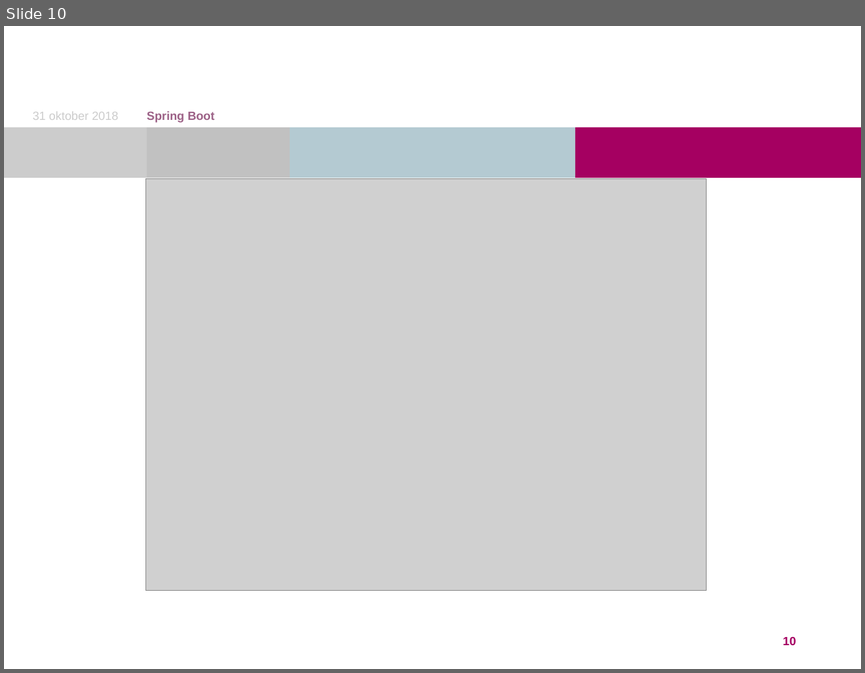
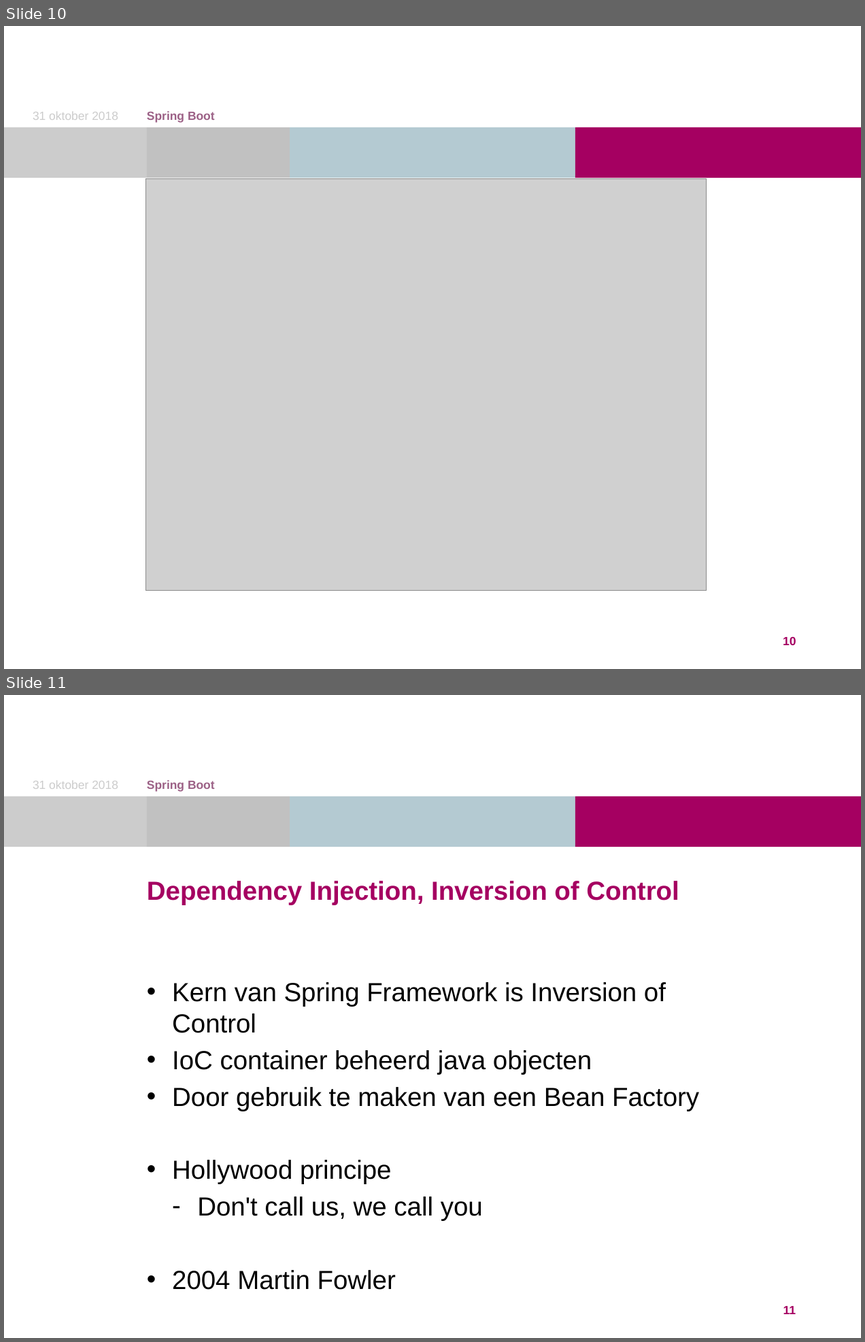
Before and after one commit to DutchDave/springboot-workshop, a slide deck: Spring Boot.pptx. Shown one above the other, each under a label of ours: slide 10 before the commit, slides 10 and 11 after it. The pictures are 865x673 and 865x1342 pixels, drawn with LibreOffice and Linux fonts; fonts in the diff are those of the drawing; grey boxes stand for pictures; background and template pictures are left out. Boxes give left, top, right and bottom in pixels: in the first picture for what was removed or moved away, otherwise in the second. Text is boxed around its words. In the diff, an @@ line names an element or a change of style, - is before the commit and + after.

```diff
--- a/Spring Boot.pptx
+++ b/Spring Boot.pptx
@@ slide 11 added at box(4, 695, 861, 1338), background #FFFFFF; not listed: 4 template elements that a slide beside it also shows @@
@@ text added at box(33, 781, 118, 789), 10 pt, text #CCCCCC @@
+31 oktober 2018
@@ text added at box(147, 780, 215, 792), 10 pt, text #9C6186, bold @@
+Spring Boot
@@ title added at box(147, 881, 679, 904), 22 pt, text #A50061, bold @@
+Dependency Injection, Inversion of Control
@@ text added at box(172, 982, 699, 1289), 22 pt, text #000000 @@
+• Kern van Spring Framework is Inversion of Control
+• IoC container beheerd java objecten
+• Door gebruik te maken van een Bean Factory
+• Hollywood principe
+  – Don't call us, we call you
+• 2004 Martin Fowler
@@ page number added at box(783, 1306, 796, 1314), 10 pt, text #A50061, bold @@
+11
```
Also in this commit, not shown: 10 other slides added.
